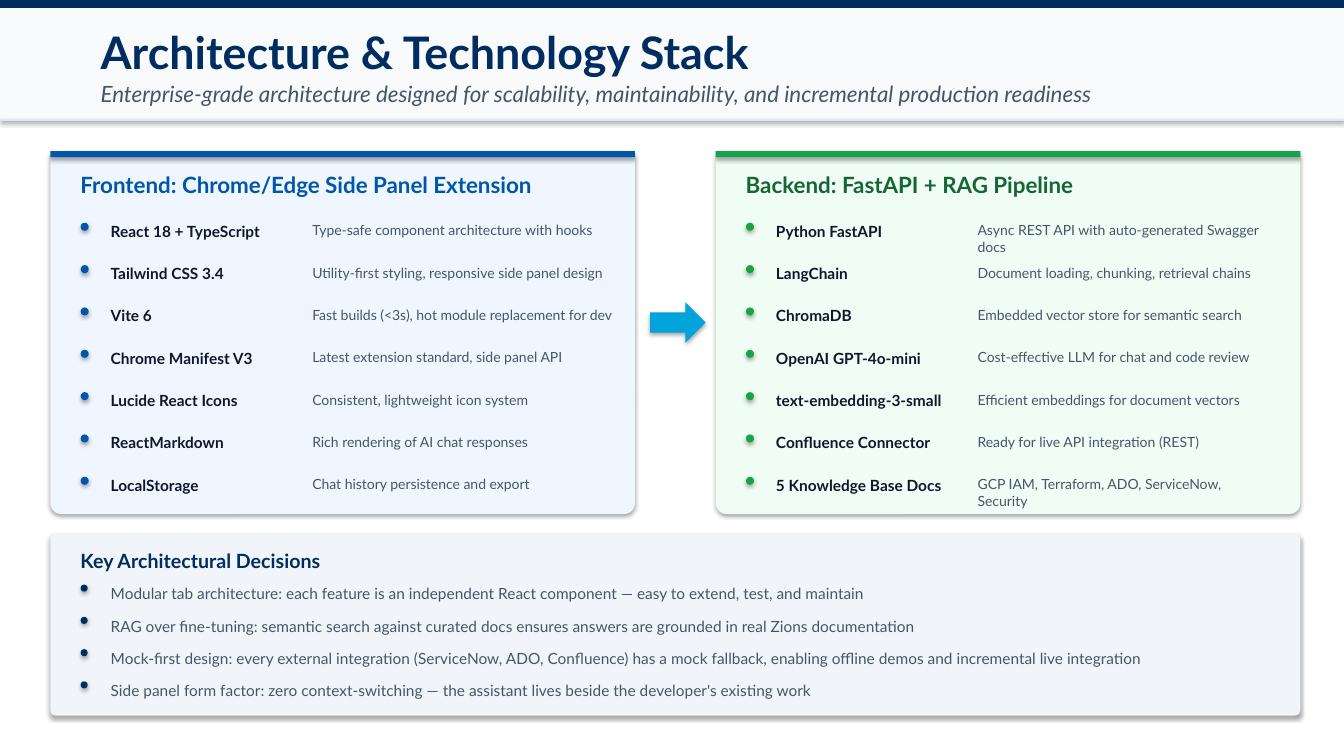
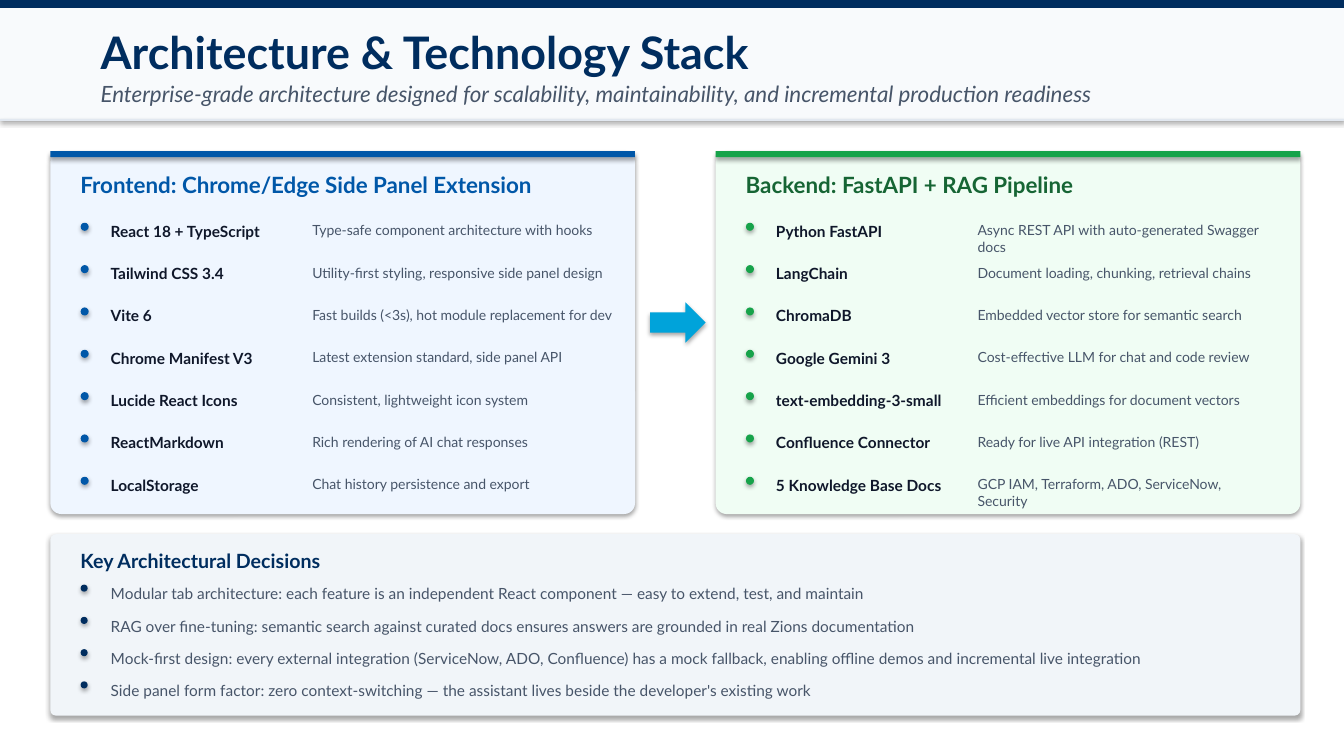
Before and after one commit to abhinavAkey/hackathon-abhinav-akey, a slide deck: slide 4 of Zions_DevKick_Hackathon_Presentation.pptx. Drawn at 1344x756 pixels with LibreOffice and Linux fonts; fonts in the diff are those of the drawing. Boxes give left, top, right and bottom in pixels: in the first picture for what was removed or moved away, otherwise in the second. Text is boxed around its words. In the diff, an @@ line names an element or a change of style, - is before the commit and + after.

```diff
--- a/Zions_DevKick_Hackathon_Presentation.pptx
+++ b/Zions_DevKick_Hackathon_Presentation.pptx
@@ text at box(776, 352, 890, 367): text changed @@
-OpenAI GPT-4o-mini
+Google Gemini 3
```
Also in this commit, not shown: 7 other slides changed, 8 other files.
